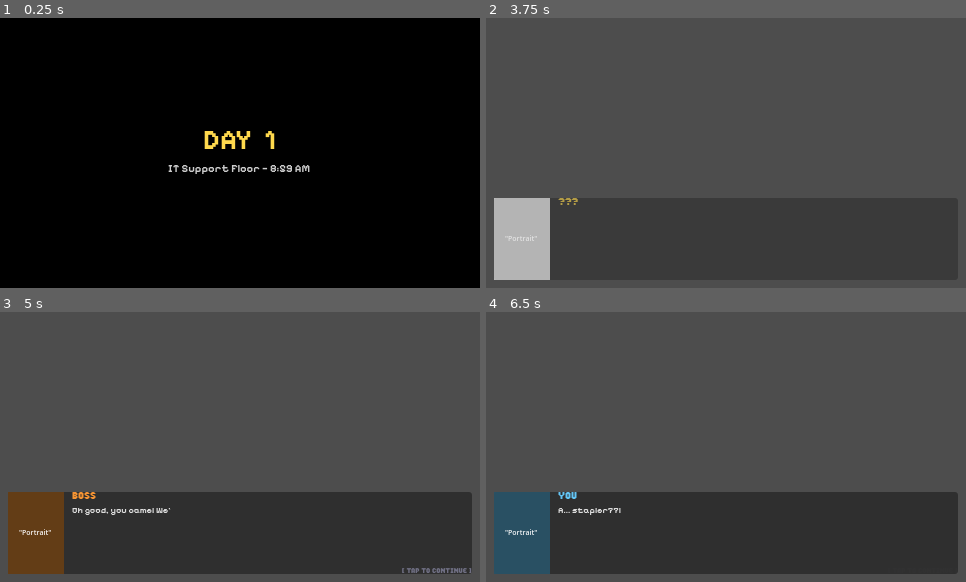
Above: before the commit, frames 1-4 (two rows, left to right).
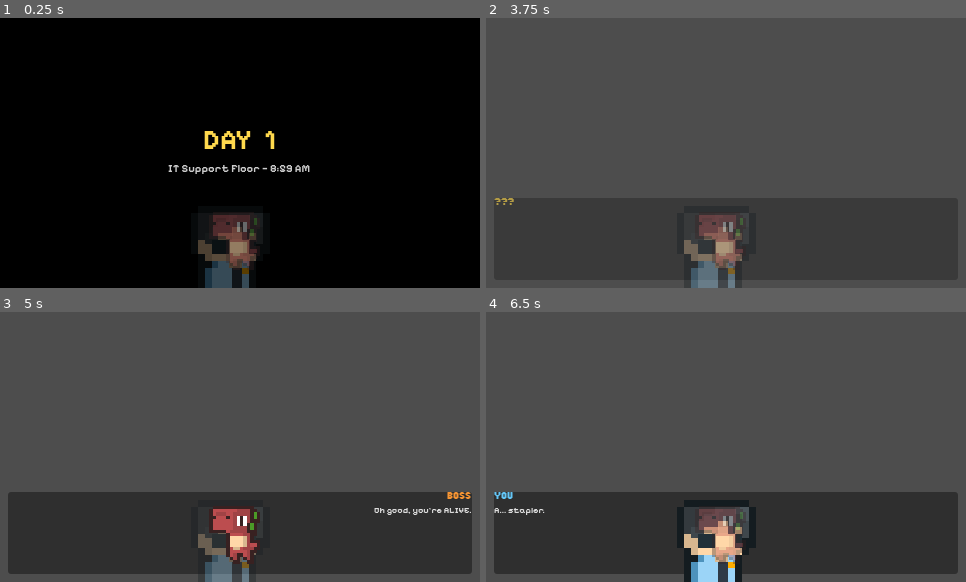
Above: after the commit, the same moments.

Repository: Raikosuu/Full-Tech-Panic_Public
Game: Godot game, scene res://cutscenes/prologue.tscn
Two runs of this game, one before a commit and one after it. Both use one fixed random seed, a clock stepped at 60 frames per second and the inputs below. This scene is started directly instead of the project's main scene.
Inputs (mouse positions are in pixels of both pictures, inside the frame that each line leads up to):
- Up to frame 1 (0.25 s): no input
- Up to frame 2 (3.75 s): tap Enter at 0.5, 0.6, 2.3, 3.5, 3.6 s; move the mouse to (702, 207) at 0.52 s; hold W (move_up) 0.53-1.25 s; click (702, 207) at 0.67 s; tap Space at 0.77, 1.07, 2, 2.1 s; tap Z at 0.8 s; drag from (870, 193) to (702, 207) at 1.27 s; move the mouse to (582, 112) at 2.02 s; hold A (move_left) 2.03-2.75 s; click (582, 112) at 2.17 s; drag from (750, 153) to (582, 112) at 2.77 s; move the mouse to (654, 85) at 3.52 s; hold S (move_down) from 3.53 s (still down); click (654, 85) at 3.67 s
- Up to frame 3 (5 s): tap Space at 3.77, 3.8, 4.07 s; release S (move_down) at 4.25 s; drag from (345, 433) to (168, 379) at 4.27 s
- Up to frame 4 (6.5 s): tap Enter at 5, 5.1, 5.75 s; move the mouse to (630, 460) at 5.02 s; hold W (move_up) 5.03-5.75 s; click (630, 460) at 5.17 s; tap Z at 5.3 s; drag from (774, 387) to (630, 460) at 5.77 s

The runs differ from the first frame. In frame 1, 2.6% of the frame differs, in the area x 41-55%, y 72-100%; in frame 2, 5.7%; in frame 3, 6.3%; in frame 4, 7.3%, in the area x 1-57%, y 66-100%.

Commit message:
optimize dialogues
portraits are now on top

Diff:
--- a/cutscenes/prologue.tscn
+++ b/cutscenes/prologue.tscn
@@ -249,6 +249,30 @@
 text = "IT Support Floor — 8:59 AM"
 horizontal_alignment = 1
 
+[node name="PortraitYou" type="TextureRect" parent="UI" unique_id=1227694844]
+modulate = Color(1, 1, 1, 0.35000002)
+z_index = 1
+custom_minimum_size = Vector2(72, 72)
+anchors_preset = 2
+anchor_top = 1.0
+anchor_bottom = 1.0
+offset_top = -82.0
+offset_right = 464.0
+grow_vertical = 0
+expand_mode = 1
+stretch_mode = 5
+
+[node name="PortraitBoss" type="TextureRect" parent="UI" unique_id=951470462]
+modulate = Color(1, 1, 1, 0.35000002)
+z_index = 1
+custom_minimum_size = Vector2(72, 72)
+offset_left = 8.0
+offset_top = 180.0
+offset_right = 472.0
+offset_bottom = 262.0
+expand_mode = 1
+stretch_mode = 5
+
 [node name="DialogueBox" type="PanelContainer" parent="UI" unique_id=2026043041]
 modulate = Color(1, 1, 1, 0)
 anchors_preset = 12
@@ -261,39 +285,19 @@
 offset_bottom = -8.0
 pivot_offset = Vector2(0, -80)
 
-[node name="HBox" type="HBoxContainer" parent="UI/DialogueBox" unique_id=1623139170]
-layout_mode = 2
-theme_override_constants/separation = 8
-
-[node name="SpeakerPortrait" type="ColorRect" parent="UI/DialogueBox/HBox" unique_id=1446435791]
-custom_minimum_size = Vector2(56, 56)
-layout_mode = 2
-
-[node name="PortraitLabel" type="Label" parent="UI/DialogueBox/HBox/SpeakerPortrait" unique_id=1360080457]
-layout_mode = 1
-anchors_preset = 15
-anchor_right = 1.0
-anchor_bottom = 1.0
-grow_horizontal = 2
-grow_vertical = 2
-theme_override_font_sizes/font_size = 7
-text = "\"Portrait\""
-horizontal_alignment = 1
-vertical_alignment = 1
-
-[node name="VBox" type="VBoxContainer" parent="UI/DialogueBox/HBox" unique_id=1388399799]
+[node name="VBox" type="VBoxContainer" parent="UI/DialogueBox" unique_id=1388399799]
 layout_mode = 2
 size_flags_horizontal = 3
 theme_override_constants/separation = 4
 
-[node name="SpeakerName" type="Label" parent="UI/DialogueBox/HBox/VBox" unique_id=69940905]
+[node name="SpeakerName" type="Label" parent="UI/DialogueBox/VBox" unique_id=69940905]
 layout_mode = 2
 theme_override_colors/font_color = Color(1, 0.85, 0.3, 1)
 theme_override_fonts/font = ExtResource("1_font")
 theme_override_font_sizes/font_size = 10
 text = "???"
 
-[node name="DialogueText" type="RichTextLabel" parent="UI/DialogueBox/HBox/VBox" unique_id=238090480]
+[node name="DialogueText" type="RichTextLabel" parent="UI/DialogueBox/VBox" unique_id=238090480]
 layout_mode = 2
 size_flags_vertical = 3
 theme_override_colors/default_color = Color(0.9, 0.9, 0.9, 1)
@@ -302,7 +306,7 @@
 bbcode_enabled = true
 fit_content = true
 
-[node name="PromptLabel" type="Label" parent="UI/DialogueBox/HBox/VBox" unique_id=1751455257]
+[node name="PromptLabel" type="Label" parent="UI/DialogueBox/VBox" unique_id=1751455257]
 layout_mode = 2
 theme_override_colors/font_color = Color(0.5, 0.5, 0.6, 1)
 theme_override_fonts/font = ExtResource("1_font")
--- a/scripts/prologue.gd
+++ b/scripts/prologue.gd
@@ -1,52 +1,46 @@
 extends Node2D
 ## Prologue — Day 1 cutscene
-## Driven by AnimationPlayer + a typed-text dialogue system.
-## All dialogue content lives in SCRIPT below; AnimationPlayer handles
-## fade-ins, shake, and the title card.  The script advances on SPACE / click.
-
-# ── Node references (set in _ready) ──────────────────────────────────────────
-@onready var anim:          AnimationPlayer = $AnimationPlayer
-@onready var backdrop:      ColorRect       = $UI/Backdrop
-@onready var title_card:    VBoxContainer   = $UI/TitleCard
-@onready var dialogue_box:  PanelContainer  = $UI/DialogueBox
-@onready var speaker_name:  Label           = $UI/DialogueBox/HBox/VBox/SpeakerName
-@onready var dialogue_text: RichTextLabel   = $UI/DialogueBox/HBox/VBox/DialogueText
-@onready var prompt_label:  Label           = $UI/DialogueBox/HBox/VBox/PromptLabel
-@onready var portrait_rect: ColorRect       = $UI/DialogueBox/HBox/SpeakerPortrait
+## - "You" portrait: bottom-left, above dialogue box
+## - "Boss" portrait: bottom-right, above dialogue box, name right-aligned
+## - Inactive portrait darkens to 0.4 alpha
+
+# ── Portrait textures ─────────────────────────────────────────────────────────
+const PORTRAITS: Dictionary = {
+	"You":  "res://assets/portraits/portrait_you.png",
+	"Boss": "res://assets/portraits/portrait_boss.png",
+}
 
 # ── Dialogue script ───────────────────────────────────────────────────────────
-# Each entry: { speaker, portrait_color, text }
-# Use [shake] ... [/shake] or [color=#…] for BBCode flair.
 const SCRIPT: Array[Dictionary] = [
 	{
 		"speaker": "You",
 		"color":   Color(0.4, 0.8, 1.0),
-		"text":    "Okay... first day in the ITRC. \n I can do this.\nJust fix computers. How hard can it be?"
-	},
-	{
-		"speaker": "Boss",
-		"color":   Color(1.0, 0.6, 0.2),
-		"text":    "Oh good, you came! We've got\n[color=#ff9933]47 tickets[/color] from the students\n already and it's not even 9 AM."
-	},
-	{
-		"speaker": "You",
-		"color":   Color(0.4, 0.8, 1.0),
-		"text":    "...Fourty-seven??"
-	},
-	{
-		"speaker": "Boss",
-		"color":   Color(1.0, 0.6, 0.2),
-		"text":    "Karen from JHS says her monitor\nis 'breathing.' Dave from college dismembered a PC\nagain. And someone crimped a cable\n[color=#ff4444]with a stapler.[/color]"
-	},
-	{
-		"speaker": "You",
-		"color":   Color(0.4, 0.8, 1.0),
-		"text":    "A... stapler??!"
-	},
-	{
-		"speaker": "Boss",
-		"color":   Color(1.0, 0.6, 0.2),
-		"text":    "Each user has a [color=#ffdd44]patience bar.[/color]\nLet it hit zero — they walk.\nYou get a mark on your record."
+		"text":    "Okay... first day. I can do this.\nJust fix computers. How hard can it be?"
+	},
+	{
+		"speaker": "Boss",
+		"color":   Color(1.0, 0.6, 0.2),
+		"text":    "Oh good, you're ALIVE. We've got\n[color=#ff9933]47 tickets[/color] already and it's not even 9 AM."
+	},
+	{
+		"speaker": "You",
+		"color":   Color(0.4, 0.8, 1.0),
+		"text":    "...forty-seven??"
+	},
+	{
+		"speaker": "Boss",
+		"color":   Color(1.0, 0.6, 0.2),
+		"text":    "Karen from Accounting says her monitor\nis 'breathing.' Dave unplugged the server\nagain. And someone crimped a cable\n[color=#ff4444]with a stapler.[/color]"
+	},
+	{
+		"speaker": "You",
+		"color":   Color(0.4, 0.8, 1.0),
+		"text":    "A... stapler."
+	},
+	{
+		"speaker": "Boss",
+		"color":   Color(1.0, 0.6, 0.2),
+		"text":    "Each customer has a [color=#ffdd44]patience bar.[/color]\nLet it hit zero — they walk.\nYou get a mark on your record."
 	},
 	{
 		"speaker": "Boss",
@@ -65,62 +59,100 @@
 	},
 ]
 
+# ── Node references ───────────────────────────────────────────────────────────
+@onready var anim:           AnimationPlayer = $AnimationPlayer
+@onready var backdrop:       ColorRect       = $UI/Backdrop
+@onready var title_card:     VBoxContainer   = $UI/TitleCard
+@onready var dialogue_box:   PanelContainer  = $UI/DialogueBox
+@onready var speaker_name:   Label           = $UI/DialogueBox/VBox/SpeakerName
+@onready var dialogue_text:  RichTextLabel   = $UI/DialogueBox/VBox/DialogueText
+@onready var prompt_label:   Label           = $UI/DialogueBox/VBox/PromptLabel
+@onready var portrait_you:   TextureRect     = $UI/PortraitYou
+@onready var portrait_boss:  TextureRect     = $UI/PortraitBoss
+
+# ── Constants ─────────────────────────────────────────────────────────────────
+const ALPHA_ACTIVE:   float = 1.0
+const ALPHA_INACTIVE: float = 0.35
+const TWEEN_SPEED:    float = 0.25
+
 # ── State ─────────────────────────────────────────────────────────────────────
-var _line_index:      int   = 0
-var _typing:          bool  = false
+var _line_index:      int    = 0
+var _typing:          bool   = false
 var _full_text:       String = ""
-var _visible_chars:   int   = 0
-var _type_timer:      float = 0.0
-const TYPE_SPEED:     float = 0.03   # seconds per character
-var _waiting_advance: bool  = false  # true when line is fully shown
-var _prologue_done:   bool  = false
-var _title_shown:     bool  = false
+var _visible_chars:   int    = 0
+var _type_timer:      float  = 0.0
+const TYPE_SPEED:     float  = 0.03
+var _waiting_advance: bool   = false
+var _prologue_done:   bool   = false
+var _title_shown:     bool   = false
+var _prompt_tween:    Tween  = null
 
 # ── Lifecycle ─────────────────────────────────────────────────────────────────
 
 func _ready() -> void:
-	prompt_label.modulate.a = 0.0
-	dialogue_box.modulate.a = 0.0
-	# Play opening animations defined in AnimationPlayer
+	prompt_label.modulate.a  = 0.0
+	dialogue_box.modulate.a  = 0.0
+	title_card.modulate.a    = 0.0
+	portrait_you.modulate.a  = ALPHA_INACTIVE
+	portrait_boss.modulate.a = ALPHA_INACTIVE
+
+	# Load portrait textures
+	_load_portrait(portrait_you,  "You")
+	_load_portrait(portrait_boss, "Boss")
+
+	# Flip the boss portrait so it faces left (toward the player)
+	portrait_boss.flip_h = true
+
+	dialogue_box.gui_input.connect(_on_dialogue_box_input)
 	anim.play("intro_fade")
 
+func _load_portrait(rect: TextureRect, speaker: String) -> void:
+	var path: String = PORTRAITS.get(speaker, "")
+	if path != "" and ResourceLoader.exists(path):
+		rect.texture = load(path)
+
 func _process(delta: float) -> void:
-	if _typing:
-		_type_timer += delta
-		while _type_timer >= TYPE_SPEED and _visible_chars < _full_text.length():
-			_type_timer -= TYPE_SPEED
-			_visible_chars += 1
-			dialogue_text.visible_characters = _visible_chars
-		if _visible_chars >= _full_text.length():
-			_typing = false
-			_waiting_advance = true
-			_blink_prompt(true)
+	if not _typing:
+		return
+	_type_timer += delta
+	while _type_timer >= TYPE_SPEED and _visible_chars < _full_text.length():
+		_type_timer -= TYPE_SPEED
+		_visible_chars += 1
+		dialogue_text.visible_characters = _visible_chars
+	if _visible_chars >= _full_text.length():
+		_typing          = false
+		_waiting_advance = true
+		_blink_prompt(true)
 
 func _input(event: InputEvent) -> void:
-	if _prologue_done:
+	if _prologue_done or not _title_shown:
 		return
 	var advance := false
 	if event is InputEventKey and event.pressed and not event.echo:
-		if event.keycode == KEY_SPACE or event.keycode == KEY_ENTER or event.keycode == KEY_Z:
+		if event.keycode in [KEY_SPACE, KEY_ENTER, KEY_Z]:
 			advance = true
 	if event is InputEventMouseButton and event.pressed and event.button_index == MOUSE_BUTTON_LEFT:
 		advance = true
-
-	if not advance:
-		return
-
-	if not _title_shown:
-		return   # wait for title animation to call show_dialogue()
-
+	if advance:
+		_try_advance()
+
+func _on_dialogue_box_input(event: InputEvent) -> void:
+	if event is InputEventMouseButton and event.pressed and event.button_index == MOUSE_BUTTON_LEFT:
+		_try_advance()
+		get_viewport().set_input_as_handled()
+
+# ── Advance logic ─────────────────────────────────────────────────────────────
+
+func _try_advance() -> void:
+	if _prologue_done or not _title_shown:
+		return
 	if _typing:
-		# Skip typing — show all text immediately
 		_visible_chars = _full_text.length()
 		dialogue_text.visible_characters = _visible_chars
-		_typing = false
+		_typing          = false
 		_waiting_advance = true
 		_blink_prompt(true)
 		return
-
 	if _waiting_advance:
 		_waiting_advance = false
 		_blink_prompt(false)
@@ -130,7 +162,7 @@
 		else:
 			_show_line(_line_index)
 
-# ── Called by AnimationPlayer "intro_fade" animation at its end ───────────────
+# ── Called by AnimationPlayer method tracks ───────────────────────────────────
 
 func show_dialogue() -> void:
 	_title_shown = true
@@ -139,39 +171,56 @@
 func on_dialogue_ready() -> void:
 	_show_line(0)
 
-# ── Helpers ───────────────────────────────────────────────────────────────────
+# ── Dialogue helpers ──────────────────────────────────────────────────────────
 
 func _show_line(index: int) -> void:
-	var entry: Dictionary = SCRIPT[index]
-	speaker_name.text = entry["speaker"]
+	var entry: Dictionary    = SCRIPT[index]
+	var speaker: String      = entry["speaker"]
+	var is_boss: bool        = speaker == "Boss"
+
+	# ── Speaker name + color ──
+	speaker_name.text = speaker
 	speaker_name.add_theme_color_override("font_color", entry["color"])
-	portrait_rect.color = entry["color"].darkened(0.6)
-
+
+	# ── Side swap ──
+	# Boss speaks from the right: name right-aligned, text right-aligned
+	speaker_name.horizontal_alignment  = HORIZONTAL_ALIGNMENT_RIGHT if is_boss else HORIZONTAL_ALIGNMENT_LEFT
+	dialogue_text.horizontal_alignment = HORIZONTAL_ALIGNMENT_RIGHT if is_boss else HORIZONTAL_ALIGNMENT_LEFT
+
+	# ── Dim inactive portrait, brighten active one ──
+	_tween_alpha(portrait_you,  ALPHA_INACTIVE if is_boss else ALPHA_ACTIVE)
+	_tween_alpha(portrait_boss, ALPHA_ACTIVE   if is_boss else ALPHA_INACTIVE)
+
+	# ── Typed text ──
 	_full_text = entry["text"]
-	dialogue_text.text = _full_text          # set full BBCode source
+	dialogue_text.text = _full_text
 	dialogue_text.visible_characters = 0
 	_visible_chars = 0
 	_type_timer    = 0.0
 	_typing        = true
 
-	# Animate the box with a tiny bounce for each new line
 	anim.play("line_pop")
 
+func _tween_alpha(node: TextureRect, target_alpha: float) -> void:
+	var t := create_tween()
+	t.tween_property(node, "modulate:a", target_alpha, TWEEN_SPEED)\
+	 .set_ease(Tween.EASE_OUT).set_trans(Tween.TRANS_SINE)
+
 func _blink_prompt(on: bool) -> void:
+	if _prompt_tween:
+		_prompt_tween.kill()
+		_prompt_tween = null
 	if on:
-		var tween := create_tween().set_loops()
-		tween.tween_property(prompt_label, "modulate:a", 0.0, 0.5)
-		tween.tween_property(prompt_label, "modulate:a", 1.0, 0.5)
+		_prompt_tween = create_tween().set_loops()
+		_prompt_tween.tween_property(prompt_label, "modulate:a", 0.0, 0.5)
+		_prompt_tween.tween_property(prompt_label, "modulate:a", 1.0, 0.5)
 	else:
-		# Stop tween by killing all tweens on this node; reset alpha
-		get_tree().create_timer(0.0).timeout.connect(
-			func(): prompt_label.modulate.a = 0.0
-		)
+		prompt_label.modulate.a = 0.0
 
 func _end_prologue() -> void:
 	_prologue_done = true
+	_blink_prompt(false)
 	anim.play("outro_fade")
 
-# Called by AnimationPlayer "outro_fade" at the end via Animation Method Track
 func go_to_game() -> void:
 	get_tree().change_scene_to_file("res://scenes/game_scene.tscn")
Binary file added: assets/portraits/portrait_boss.png
Not shown, added: assets/portraits/portrait_boss.png.import
Binary file added: assets/portraits/portrait_you.png
Not shown, added: assets/portraits/portrait_you.png.import
